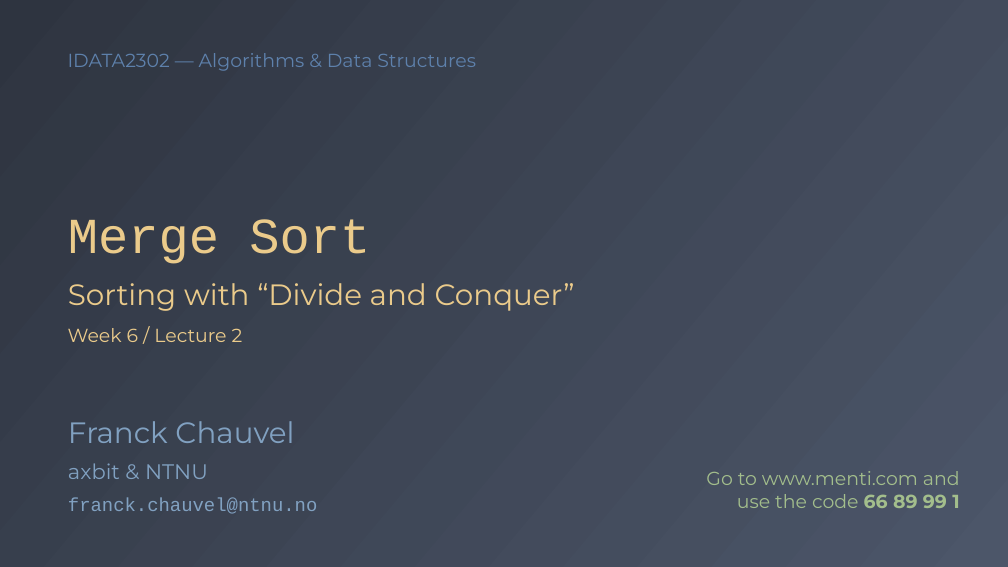
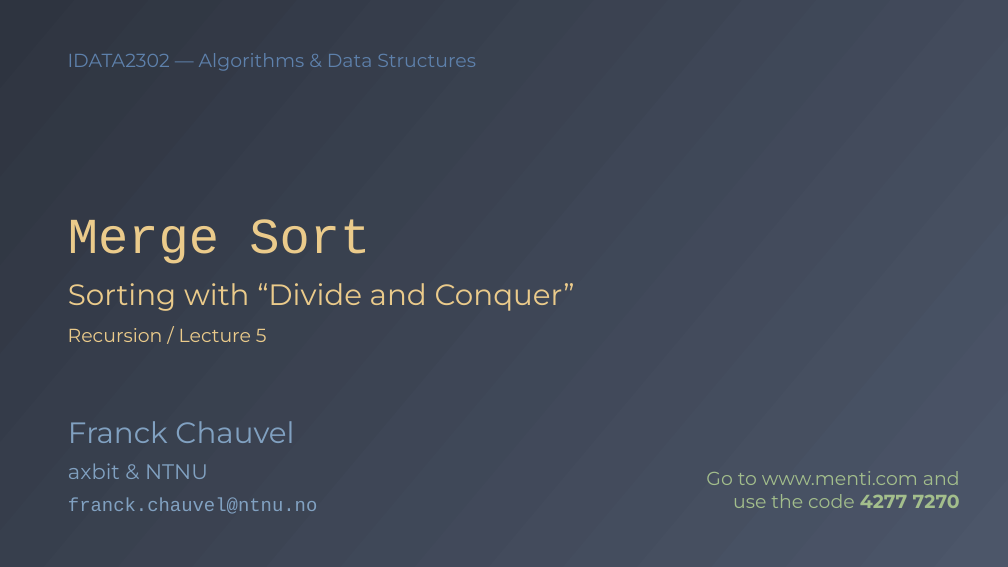
Before and after one commit to fchauvel/ntnu-idata2302-website, a slide deck: slide 1 of source/recursion/_static/merge_sort/merge_sort.pptx. Drawn at 1008x567 pixels with LibreOffice and Linux fonts; fonts in the diff are those of the drawing. Boxes give left, top, right and bottom in pixels: in the first picture for what was removed or moved away, otherwise in the second. Text is boxed around its words. In the diff, an @@ line names an element or a change of style, - is before the commit and + after.

```diff
--- a/source/recursion/_static/merge_sort/merge_sort.pptx
+++ b/source/recursion/_static/merge_sort/merge_sort.pptx
@@ text at <box>68,328,267,342</box>: text changed @@
-Week 6 / Lecture 2
+Recursion / Lecture 5
@@ text at <box>706,471,960,508</box>: text changed @@
-Go to www.menti.com and use the code 66 89 99 1
+Go to www.menti.com and use the code 4277 7270
```
Also in this commit, not shown: 2 other files.
